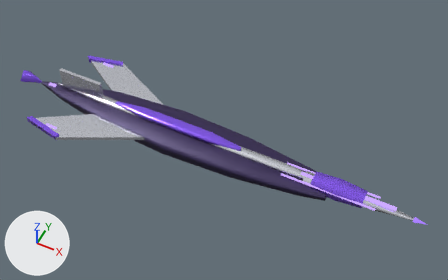
Renders of the glTF model docs/concept-art/models/reciter-hadron.glb from each side of a commit.
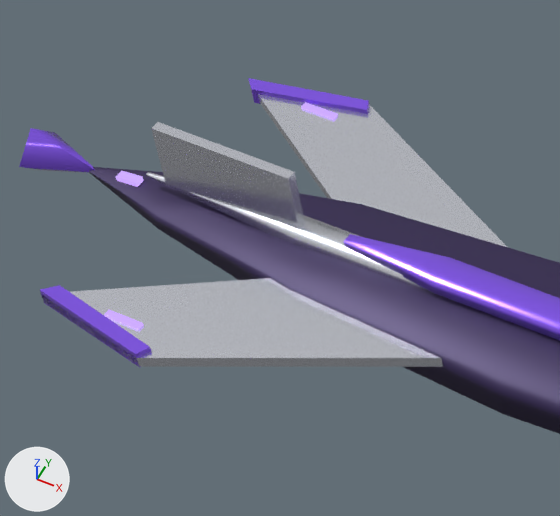
Old and new are each drawn whole from a 50 mm lens placed at (43.6, -80.4, 104.2), pointed at (2.4, 2.2, 1.0) and again close up on the part from 3% to 40% of the width and 12% to 66% of the height. Lighting does not change. The marker at lower left points along +X, +Y and +Z. The last two pictures show the newer version. Where no turn or scale is listed for an object, it has been applied to the vertices.

Objects in the first close-up: 'blade_hull', 'blade_spine', 'dorsal_fin', 'drive_prism', 'spine_inlay', 'wing_edge_p', 'wing_edge_s', 'wing_p', 'wing_s' and 3 more.
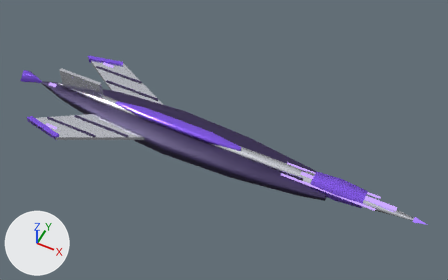
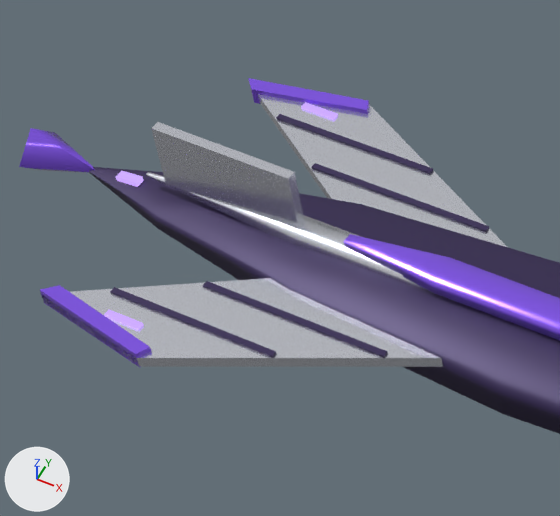
Edits to the bpy script that builds the scene:
```text
Add me_mesh_22:
    me_mesh_22.from_pydata(...)  # a box spanning x -6.54..6.54, y -0.23..0.23, z -0.09..0.09
    me_mesh_22.materials.append(mat_shadow_indigo)  # dark purple #3b2e5a
Add me_mesh_20:
    me_mesh_20.from_pydata(...)  # a box spanning x -7.2..7.2, y -0.23..0.23, z -0.09..0.09
    me_mesh_20.materials.append(mat_shadow_indigo)  # dark purple #3b2e5a
Add ob_wing_seam_1_p:
    ob_wing_seam_1_p = bpy.data.objects.new('wing_seam_1_p', me_mesh_22)
    ob_wing_seam_1_p.location = (-30.37, 9.81, 1.12)
Add ob_wing_seam_1_s:
    ob_wing_seam_1_s = bpy.data.objects.new('wing_seam_1_s', me_mesh_22.copy())
    ob_wing_seam_1_s.location = (-30.37, -9.81, 1.12)
Add ob_wing_seam_0_p:
    ob_wing_seam_0_p = bpy.data.objects.new('wing_seam_0_p', me_mesh_20)
    ob_wing_seam_0_p.location = (-24.49, 6.54, 1.12)
Add ob_wing_seam_0_s:
    ob_wing_seam_0_s = bpy.data.objects.new('wing_seam_0_s', me_mesh_20.copy())
    ob_wing_seam_0_s.location = (-24.49, -6.54, 1.12)
```

Changed parts and their boxes (x1, y1, x2, y2) in the close-ups (560 x 516 px):
'wing_seam_0_s', added
    after: (203, 281, 388, 358)
'wing_seam_1_s', added
    after: (110, 287, 276, 358)
'wing_seam_0_p', added
    after: (311, 163, 489, 232)
'wing_seam_1_p', added
    after: (276, 114, 433, 174)
